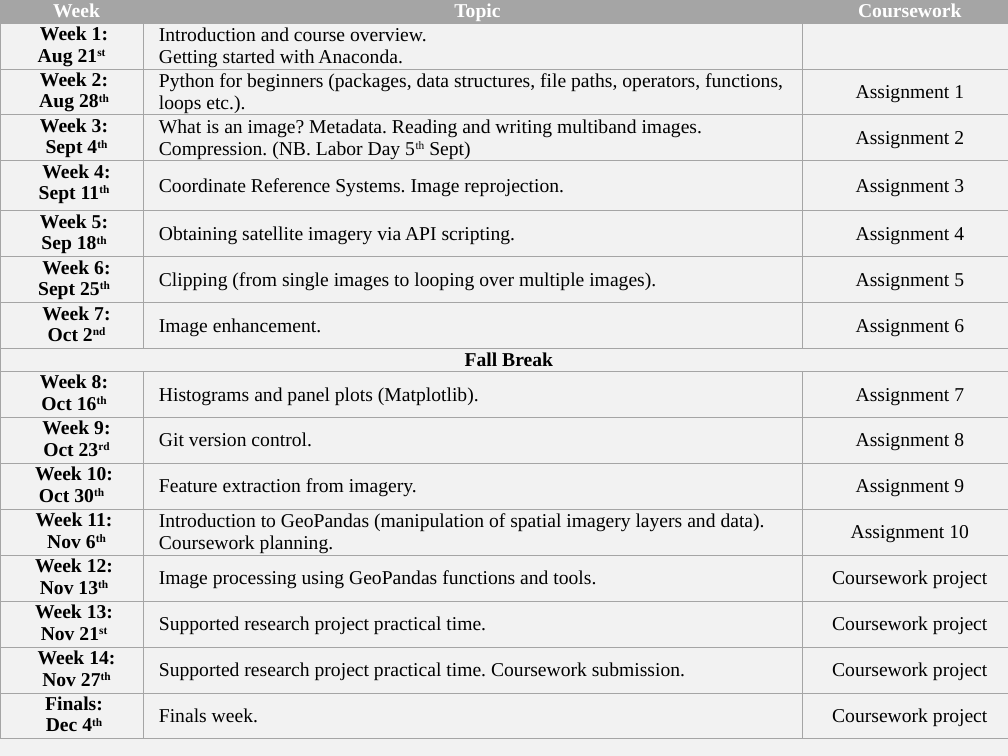
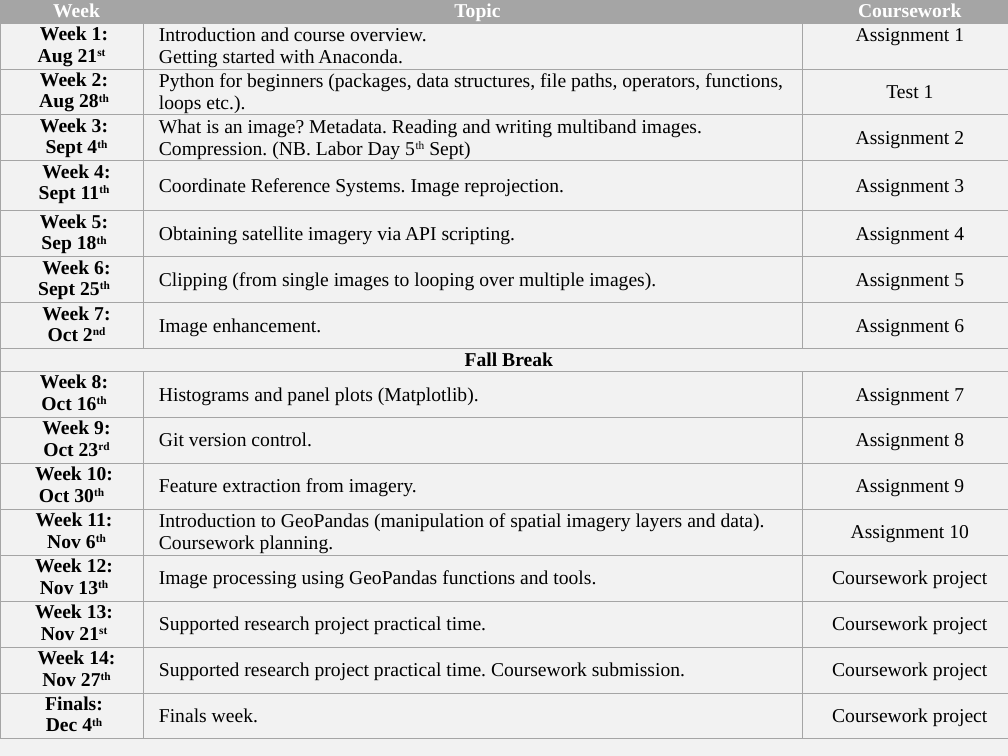
Before and after one commit to edwardoughton/satellite-image-analysis, a slide deck: slide 1 of syllabus/format.pptx. Drawn at 1008x756 pixels with LibreOffice and Linux fonts; fonts in the diff are those of the drawing. Boxes give left, top, right and bottom in pixels: in the first picture for what was removed or moved away, otherwise in the second. Text is boxed around its words. In the diff, an @@ line names an element or a change of style, - is before the commit and + after.

```diff
--- a/syllabus/format.pptx
+++ b/syllabus/format.pptx
@@ table at box(0, 0, 1008, 756) @@
-row 2, column 3: 
+row 2, column 3: Assignment 1
-row 3, column 3: Assignment 1
+row 3, column 3: Test 1
```
Also in this commit, not shown: 5 other files.
